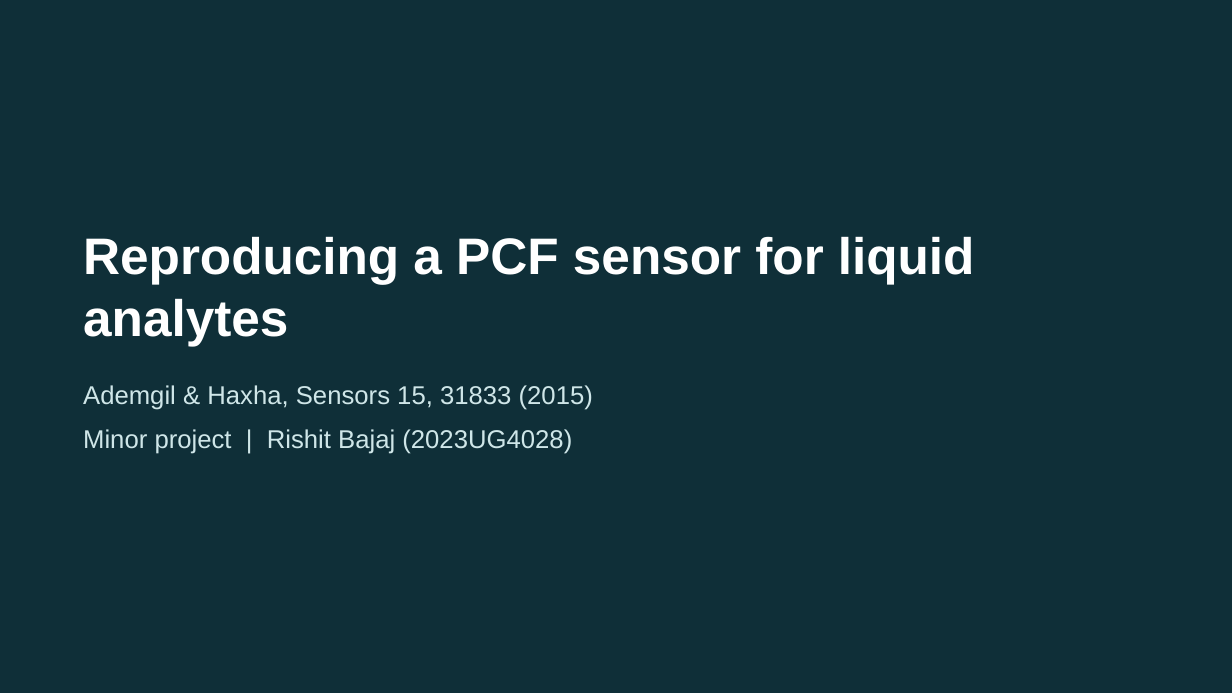
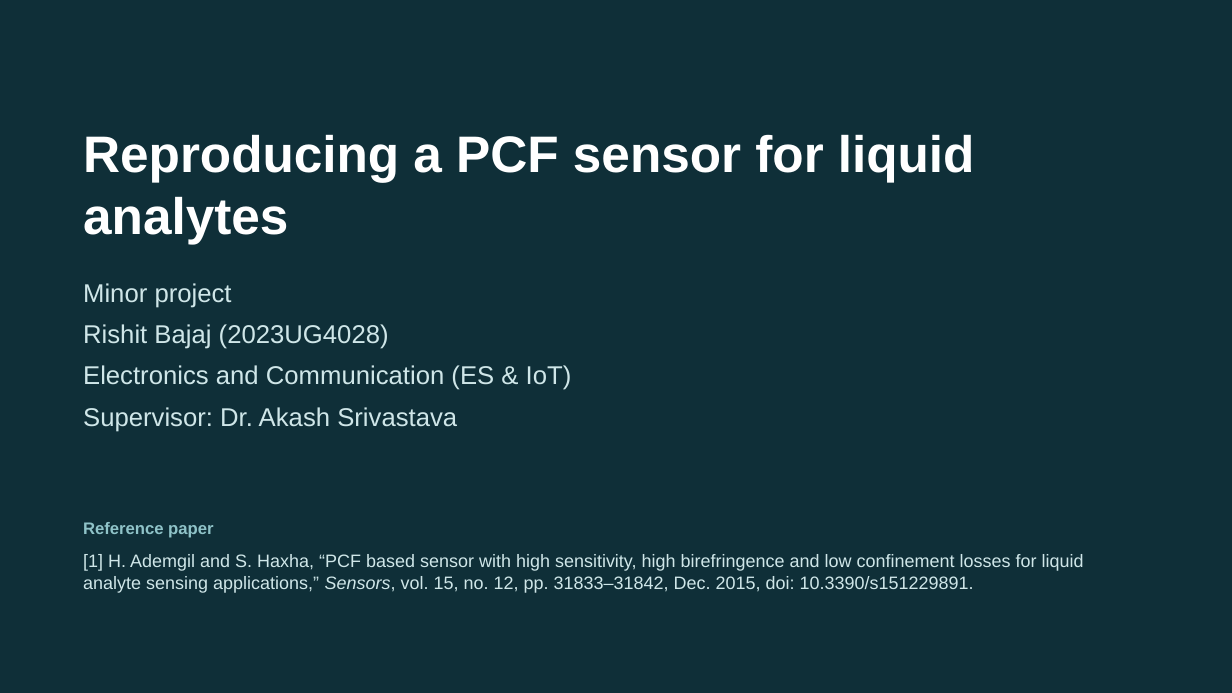
Before and after one commit to iaadi4/pcf-sensor, a slide deck: slide 1 of presentation/2_Final_Presentation.pptx. Drawn at 1232x693 pixels with LibreOffice and Linux fonts; fonts in the diff are those of the drawing. Boxes give left, top, right and bottom in pixels: in the first picture for what was removed or moved away, otherwise in the second. Text is boxed around its words. In the diff, an @@ line names an element or a change of style, - is before the commit and + after.

```diff
--- a/presentation/2_Final_Presentation.pptx
+++ b/presentation/2_Final_Presentation.pptx
@@ title "Reproducing a PCF sensor for ...": place and size @@
-title "Reproducing a PCF sensor for ..." at (83,236,975,346)
+title "Reproducing a PCF sensor for ..." at (83,134,975,244)
@@ text at (83,283,572,432): text changed @@
-Ademgil & Haxha, Sensors 15, 31833 (2015)
-Minor project | Rishit Bajaj (2023UG4028)
+Minor project
+Rishit Bajaj (2023UG4028)
+Electronics and Communication (ES & IoT)
+Supervisor: Dr. Akash Srivastava
@@ text added at (83,522,213,538), 13 pt, text #8FC3C8, bold @@
+Reference paper
@@ text added at (83,554,1084,593), 14 pt, text #CFE6E8 @@
+[1] H. Ademgil and S. Haxha, “PCF based sensor with high sensitivity, high birefringence and low confinement losses for liquid analyte sensing applications,” Sensors, vol. 15, no. 12, pp. 31833–31842, Dec. 2015, doi: 10.3390/s151229891.
```
Also in this commit, not shown: 1 other slide changed, 3 other files.
